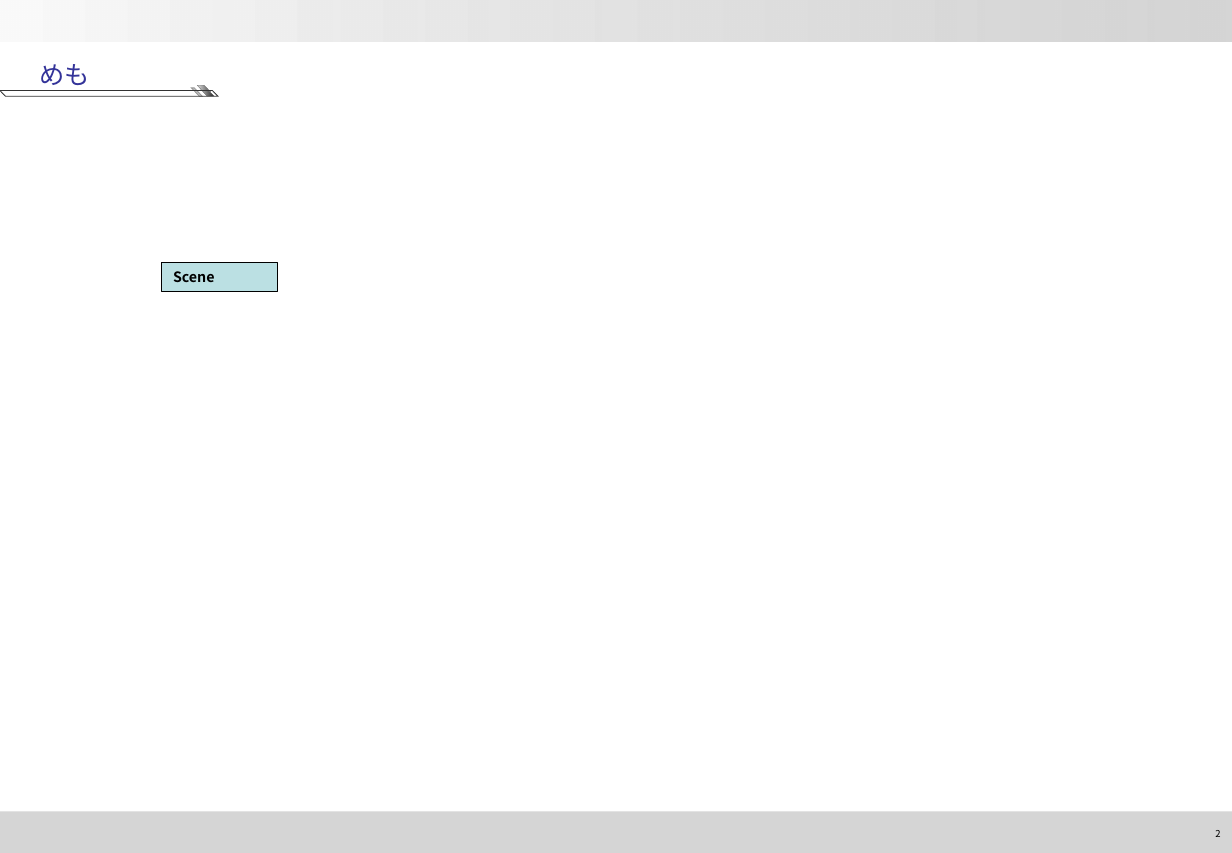
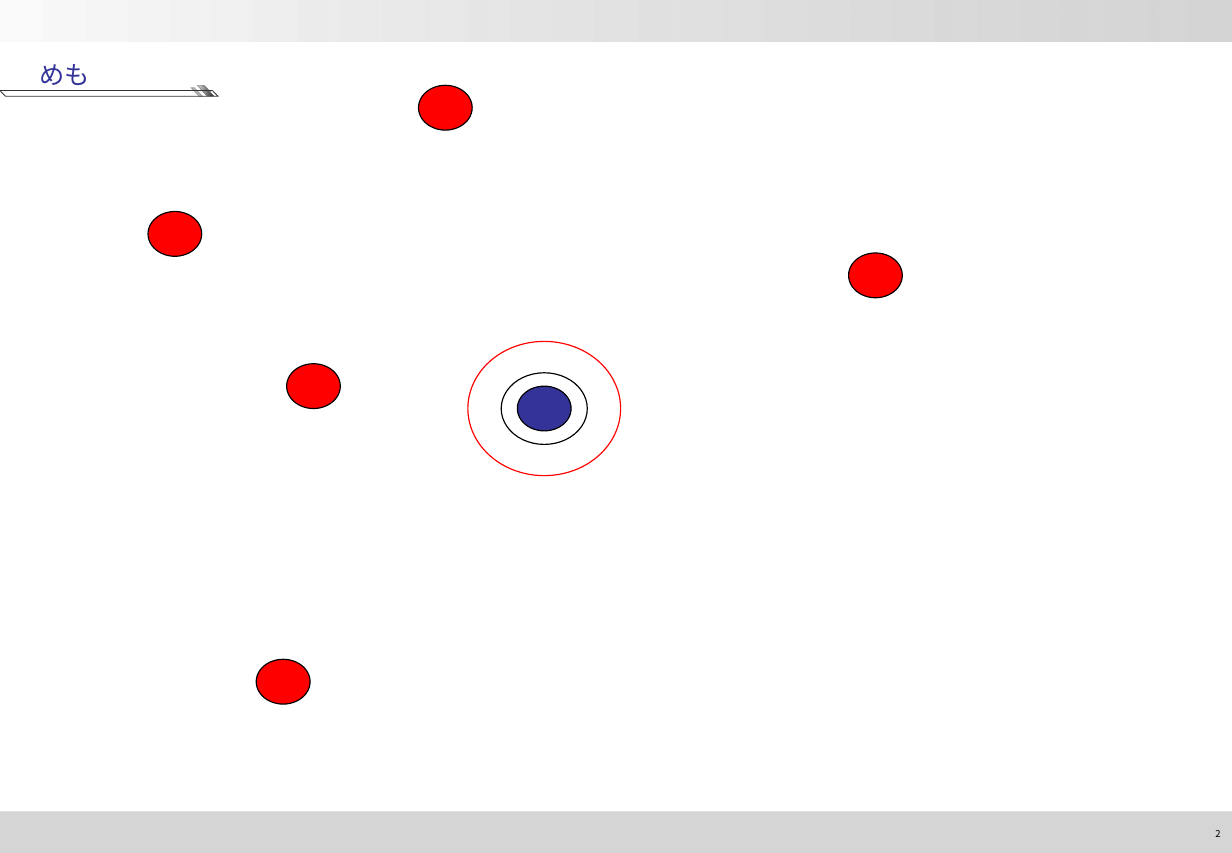
Before and after one commit to xtatrax/oldPrj-SchoolTask_BomberProject-public, a slide deck: slide 2 of DesignNotes.ppt. Drawn at 1232x853 pixels with LibreOffice and Linux fonts; fonts in the diff are those of the drawing; background and template pictures are left out. Boxes give left, top, right and bottom in pixels: in the first picture for what was removed or moved away, otherwise in the second. Text is boxed around its words. In the diff, an @@ line names an element or a change of style, - is before the commit and + after.

```diff
--- a/DesignNotes.ppt
+++ b/DesignNotes.ppt
@@ ellipse added at (x1=418, y1=85, x2=472, y2=130), fill #FF0000, outline #000000 0.74 pt @@
@@ ellipse added at (x1=148, y1=211, x2=201, y2=256), fill #FF0000, outline #000000 0.74 pt @@
@@ rectangle removed at (x1=161, y1=263, x2=277, y2=291) @@
-Scene
@@ ellipse added at (x1=848, y1=252, x2=901, y2=297), fill #FF0000, outline #000000 0.74 pt @@
@@ ellipse added at (x1=467, y1=341, x2=619, y2=475), outline #FF0000 0.74 pt @@
@@ ellipse added at (x1=286, y1=364, x2=340, y2=408), fill #FF0000, outline #000000 0.74 pt @@
@@ ellipse added at (x1=501, y1=373, x2=588, y2=444), outline #000000 0.74 pt @@
@@ ellipse added at (x1=517, y1=386, x2=571, y2=431), fill #333399, outline #000000 0.74 pt @@
@@ ellipse added at (x1=256, y1=659, x2=309, y2=704), fill #FF0000, outline #000000 0.74 pt @@
```
Also in this commit, not shown: 1 slide added, 9 other files.
